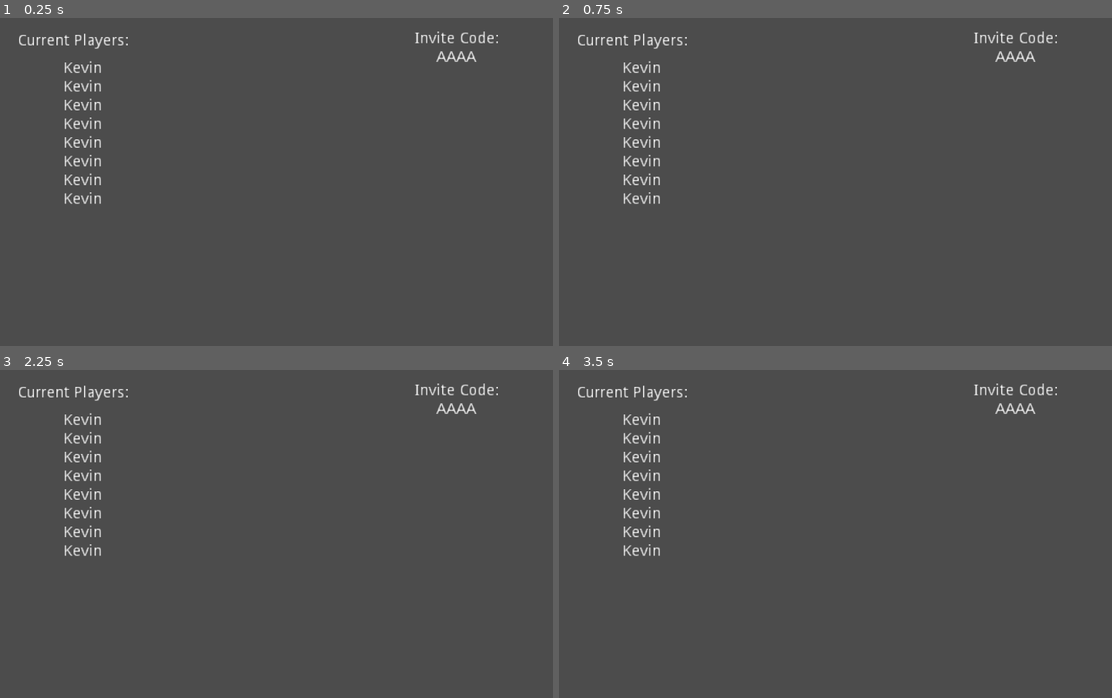
Above: before the commit, frames 1-4 (two rows, left to right).
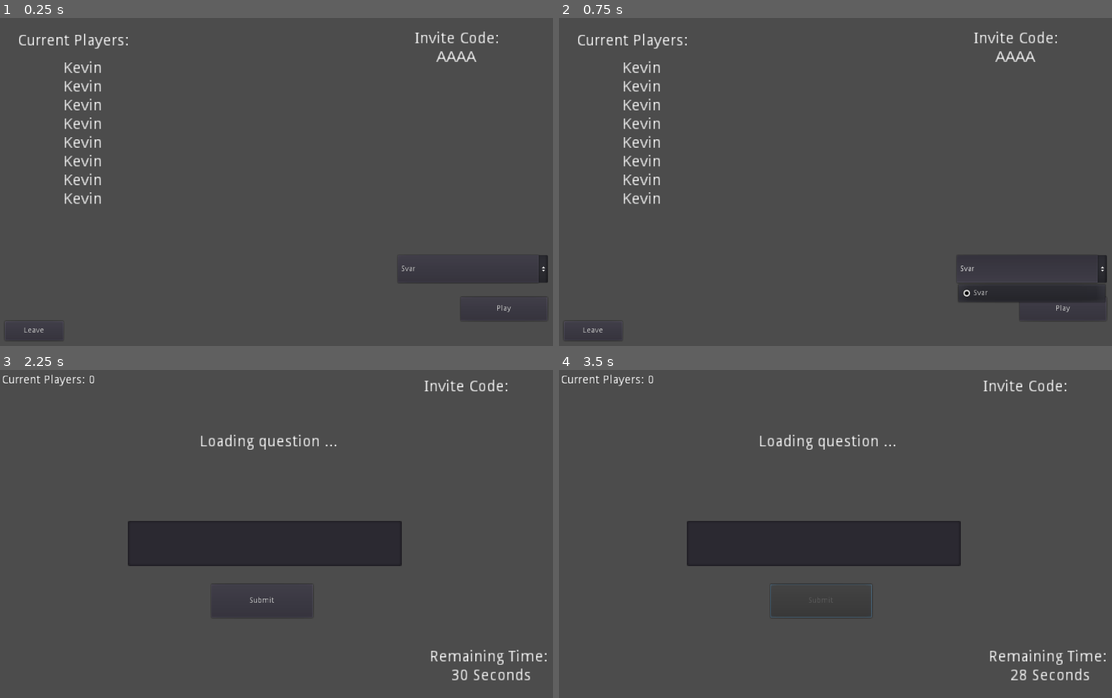
Above: after the commit, the same moments.

Repository: AnnsAnns/tom_party
Game: Godot game, scene res://Scenes/UI/Lobby.tscn
The game is run twice, just before and just after one commit, with the same random seed, the same clock (stepped at 60 frames per second) and the same inputs. This scene is started directly instead of the project's main scene.
Inputs (mouse positions are in pixels of both pictures, inside the frame that each line leads up to):
- Up to frame 1 (0.25 s): no input
- Up to frame 2 (0.75 s): click (1034, 270) at 0.5 s, where only the run after the commit has a clickable "Svar"
- Up to frame 3 (2.25 s): click (33, 681) at 1.25 s, where only the run after the commit has a clickable "Leave"; click (503, 661) at 2 s, where only the run after the commit has a clickable "Play"
- Up to frame 4 (3.5 s): click (818, 599) at 2.75 s, where only the run after the commit has a clickable "Submit"

The runs differ from the first frame. In frame 1, 0.3% of the frame differs, in the area x 2-100%, y 72-99%; in frame 2, 2.0%; in frame 3, 9.4%; in frame 4, 9.4%, in the area x 0-99%, y 1-95%.
Error in both runs: Invalid type in built-in function 'push_error'. Cannot convert argument 1 from int to String. (res://Scripts/Scenes/RequestPlayerData.gd:30)

Commit message:
[Godot] Fully integrate Svar into the lobby and logic

Diff:
--- a/src_godot/Scenes/Svar/Svar.tscn
+++ b/src_godot/Scenes/Svar/Svar.tscn
@@ -1,16 +1,14 @@
-[gd_scene load_steps=4 format=2]
+[gd_scene load_steps=3 format=2]
 
 [ext_resource path="res://Scenes/Functions/RequestPlayerData.tscn" type="PackedScene" id=1]
 [ext_resource path="res://Scripts/Scenes/Svar/Svar.gd" type="Script" id=2]
-[ext_resource path="res://Scripts/Scenes/Lobby.gd" type="Script" id=3]
 
 [node name="Svar" type="Node2D"]
 script = ExtResource( 2 )
 
-[node name="Lobby" type="Node2D" parent="."]
-script = ExtResource( 3 )
+[node name="RequestPlayerData" parent="." instance=ExtResource( 1 )]
 
-[node name="PlayerAmount" type="Label" parent="Lobby"]
+[node name="PlayerAmount" type="Label" parent="."]
 margin_left = 2.9406
 margin_top = 5.9405
 margin_right = 114.941
@@ -23,11 +21,11 @@
 "_edit_use_anchors_": false
 }
 
-[node name="InviteCode" type="Label" parent="Lobby"]
-margin_left = 673.337
-margin_top = 18.3929
-margin_right = 828.337
-margin_bottom = 59.3929
+[node name="InviteCode" type="Label" parent="."]
+margin_left = 694.102
+margin_top = 13.495
+margin_right = 849.102
+margin_bottom = 54.4949
 rect_scale = Vector2( 2, 2 )
 text = "Invite Code:
 AAAA"
@@ -37,26 +35,16 @@
 "_edit_use_anchors_": false
 }
 
-[node name="PlayerNamesLabel" type="Label" parent="Lobby"]
+[node name="PlayerNamesLabel" type="Label" parent="."]
 margin_left = 9.0
-margin_top = 39.8316
+margin_top = 38.7092
 margin_right = 120.0
-margin_bottom = 187.832
+margin_bottom = 186.71
 rect_scale = Vector2( 1.5, 1.5 )
-text = "Kevin
-Kevin
-Kevin
-Kevin
-Kevin
-Kevin
-Kevin
-Kevin"
 align = 1
 __meta__ = {
 "_edit_use_anchors_": false
 }
-
-[node name="RequestPlayerData" parent="Lobby" instance=ExtResource( 1 )]
 
 [node name="QuestionLabel" type="Label" parent="."]
 margin_left = 150.0
@@ -64,7 +52,7 @@
 margin_right = 488.0
 margin_bottom = 135.0
 rect_scale = Vector2( 2, 2 )
-text = "He She It, Das S muss ____?"
+text = "Loading question ..."
 align = 1
 valign = 1
 __meta__ = {
@@ -73,11 +61,10 @@
 
 [node name="AnswerTextbox" type="TextEdit" parent="."]
 margin_left = 231.892
-margin_top = 278.485
+margin_top = 277.541
 margin_right = 479.892
-margin_bottom = 319.485
+margin_bottom = 318.541
 rect_scale = Vector2( 2, 2 )
-text = "mit!"
 __meta__ = {
 "_edit_use_anchors_": false
 }
@@ -113,7 +100,6 @@
 [node name="UpdatePlayerData" type="Timer" parent="."]
 wait_time = 5.0
 autostart = true
-[connection signal="worked" from="Lobby/RequestPlayerData" to="Lobby" method="_on_RequestPlayerData_worked"]
 [connection signal="text_changed" from="AnswerTextbox" to="." method="_on_AnswerTextbox_text_changed"]
 [connection signal="pressed" from="Submit" to="." method="_on_Submit_pressed"]
 [connection signal="timeout" from="UpdatePlayerData" to="." method="_on_UpdatePlayerData_timeout"]
--- a/src_godot/Scenes/UI/Lobby.tscn
+++ b/src_godot/Scenes/UI/Lobby.tscn
@@ -53,4 +53,36 @@
 }
 
 [node name="RequestPlayerData" parent="." instance=ExtResource( 2 )]
+
+[node name="ChooseGameButton" type="OptionButton" parent="."]
+margin_left = 721.109
+margin_top = 435.418
+margin_right = 993.109
+margin_bottom = 485.418
+text = "Choose your desired game"
+__meta__ = {
+"_edit_use_anchors_": false
+}
+
+[node name="PlayButton" type="Button" parent="ChooseGameButton"]
+margin_left = 114.0
+margin_top = 76.0
+margin_right = 271.0
+margin_bottom = 119.0
+text = "Play"
+__meta__ = {
+"_edit_use_anchors_": false
+}
+
+[node name="Button" type="Button" parent="."]
+margin_left = 9.20012
+margin_top = 555.364
+margin_right = 115.2
+margin_bottom = 590.364
+text = "Leave"
+__meta__ = {
+"_edit_use_anchors_": false
+}
 [connection signal="worked" from="RequestPlayerData" to="." method="_on_RequestPlayerData_worked"]
+[connection signal="pressed" from="ChooseGameButton/PlayButton" to="." method="_on_PlayButton_pressed"]
+[connection signal="pressed" from="Button" to="." method="_on_Button_pressed"]
--- a/src_godot/Scenes/UI/MainMenu.tscn
+++ b/src_godot/Scenes/UI/MainMenu.tscn
@@ -1,11 +1,10 @@
-[gd_scene load_steps=7 format=2]
+[gd_scene load_steps=6 format=2]
 
 [ext_resource path="res://Scripts/Scenes/MainMenu.gd" type="Script" id=1]
 [ext_resource path="res://Gfx/Pog.png" type="Texture" id=2]
 [ext_resource path="res://Scenes/Functions/JoinGame.tscn" type="PackedScene" id=3]
 [ext_resource path="res://Scenes/Functions/CreateInviteCode.tscn" type="PackedScene" id=4]
 [ext_resource path="res://Scenes/Functions/CreateGame.tscn" type="PackedScene" id=5]
-[ext_resource path="res://Scenes/Functions/RequestPlayerData.tscn" type="PackedScene" id=6]
 
 [node name="MainMenu" type="Node2D"]
 script = ExtResource( 1 )
@@ -77,18 +76,6 @@
 "_edit_use_anchors_": false
 }
 
-[node name="TestButton" type="Button" parent="."]
-margin_left = 863.941
-margin_top = 532.487
-margin_right = 1016.94
-margin_bottom = 593.487
-text = "Test Parse Game Data"
-__meta__ = {
-"_edit_use_anchors_": false
-}
-
-[node name="RequestPlayerData" parent="TestButton" instance=ExtResource( 6 )]
-
 [node name="QuitButton" type="Button" parent="."]
 margin_left = 341.121
 margin_top = 508.8
@@ -147,7 +134,6 @@
 [connection signal="created_game" from="CreateGame" to="." method="_on_CreateGame_created_game"]
 [connection signal="pressed" from="CreateGameButton" to="." method="_on_CreateGameButton_pressed"]
 [connection signal="pressed" from="JoinGameButton" to="." method="_on_JoinGameButton_pressed"]
-[connection signal="pressed" from="TestButton" to="." method="_on_TestButton_pressed"]
 [connection signal="pressed" from="QuitButton" to="." method="_on_QuitButton_pressed"]
 [connection signal="text_changed" from="NameTbx" to="." method="_on_NameTbx_text_changed"]
 [connection signal="text_changed" from="InviteCodeTbx" to="." method="_on_InviteCodeTbx_text_changed"]
--- a/src_godot/Scripts/Scenes/Lobby.gd
+++ b/src_godot/Scripts/Scenes/Lobby.gd
@@ -12,7 +12,20 @@
 		$PlayerNamesLabel.text += player + "\n"
 
 func _ready():
+	$ChooseGameButton.add_item("Svar")
+
 	$RequestPlayerData.RequestPlayerData()
 
 func _on_RequestPlayerData_worked():
 	updateUiInfo()
+
+
+func _on_Button_pressed():
+	get_tree().quit()
+
+
+func _on_PlayButton_pressed():
+	$ChooseGameButton.get_item_text($ChooseGameButton.selected)
+
+	if "Svar":
+		global.goto_scene("res://Scenes/Svar/Svar.tscn")
--- a/src_godot/Scripts/Scenes/Svar/Svar.gd
+++ b/src_godot/Scripts/Scenes/Svar/Svar.gd
@@ -2,6 +2,8 @@
 
 onready var global = get_node("/root/global")
 onready var GameData = get_node("/root/GameData")
+
+signal http_finished
 
 var http: HTTPRequest
 
@@ -103,29 +105,43 @@
 	if response["worked"] != true:
 		push_error("The server has issues with the request: " + response["error"])
 
+	emit_signal("http_finished")
 	http.queue_free() # Once it has nothing to do, it will be deleted
 
 func _on_Submit_pressed():
 	submit()
+	$Submit.disabled = true
 
 func _on_AnswerTextbox_text_changed():
 	answer = $AnswerTextbox.text
 
 func _ready():
+	_on_UpdatePlayerData_timeout()
+
 	if global.owner_id != "":
 		nextQuestion()
 	else:
 		getQuestion()
 
-	$QuestionLabel.text = question
-
-	$Timer.start
+	$Timer.start()
 
 	while $Timer.time_left > 0:
-		$Timer/Label.text = "Remaining Time: \n" + str($Timer.time_left) + " Seconds"
+		if question == "":
+			question = "Loading question ..."
+		$QuestionLabel.text = question
+		$Timer/Label.text = "Remaining Time: \n" + str($Timer.time_left).pad_decimals(0) + " Seconds"
 		yield(get_tree().create_timer(1), "timeout") # Sleep for another second
 
 	# @TODO: Implement next scene and switch to it
 
+func updateUiInfo():
+	$PlayerNamesLabel.text = ""
+	$PlayerAmount.text = "Current Players: " + str(GameData.active_players)
+	$InviteCode.text = "Invite Code: \n" + global.game_token
+
+	for player in GameData.players.keys():
+		$PlayerNamesLabel.text += player + "\n"
+
 func _on_UpdatePlayerData_timeout():
-	$Lobby._ready()
+	$RequestPlayerData.RequestPlayerData()
+	updateUiInfo()
